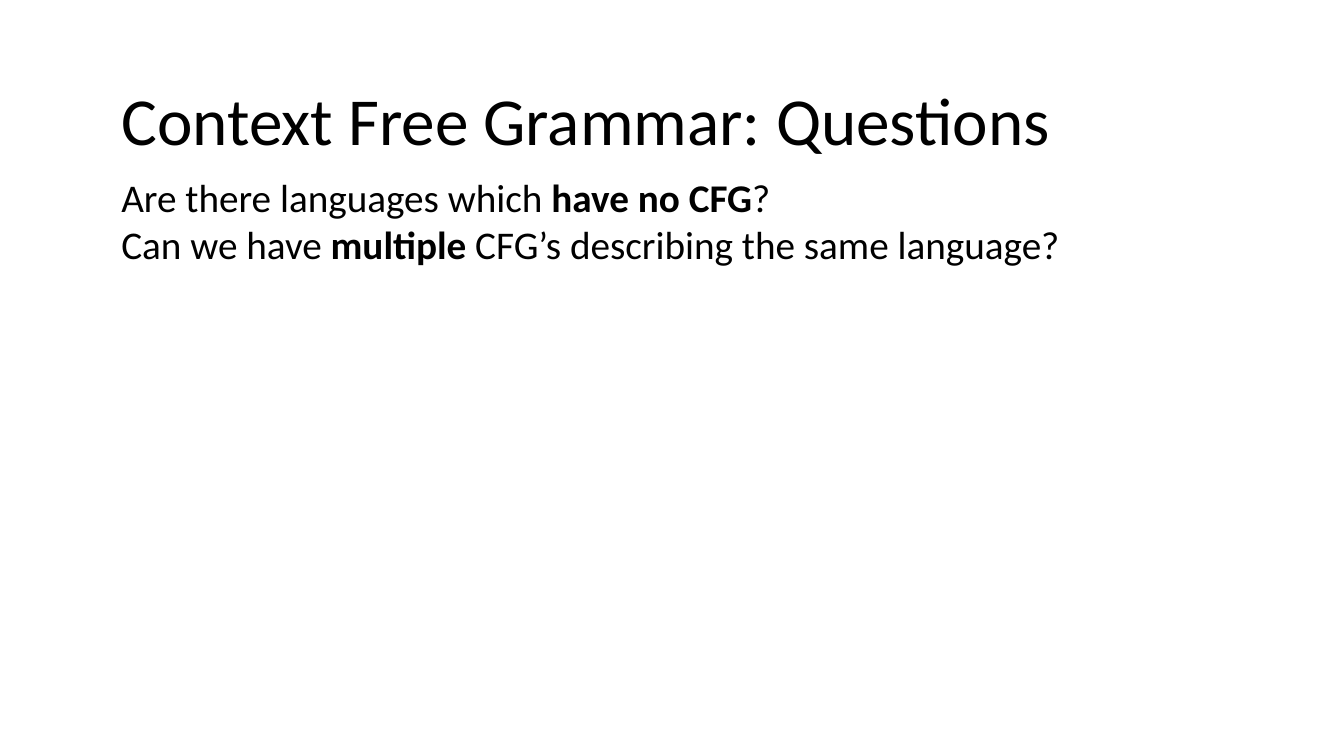
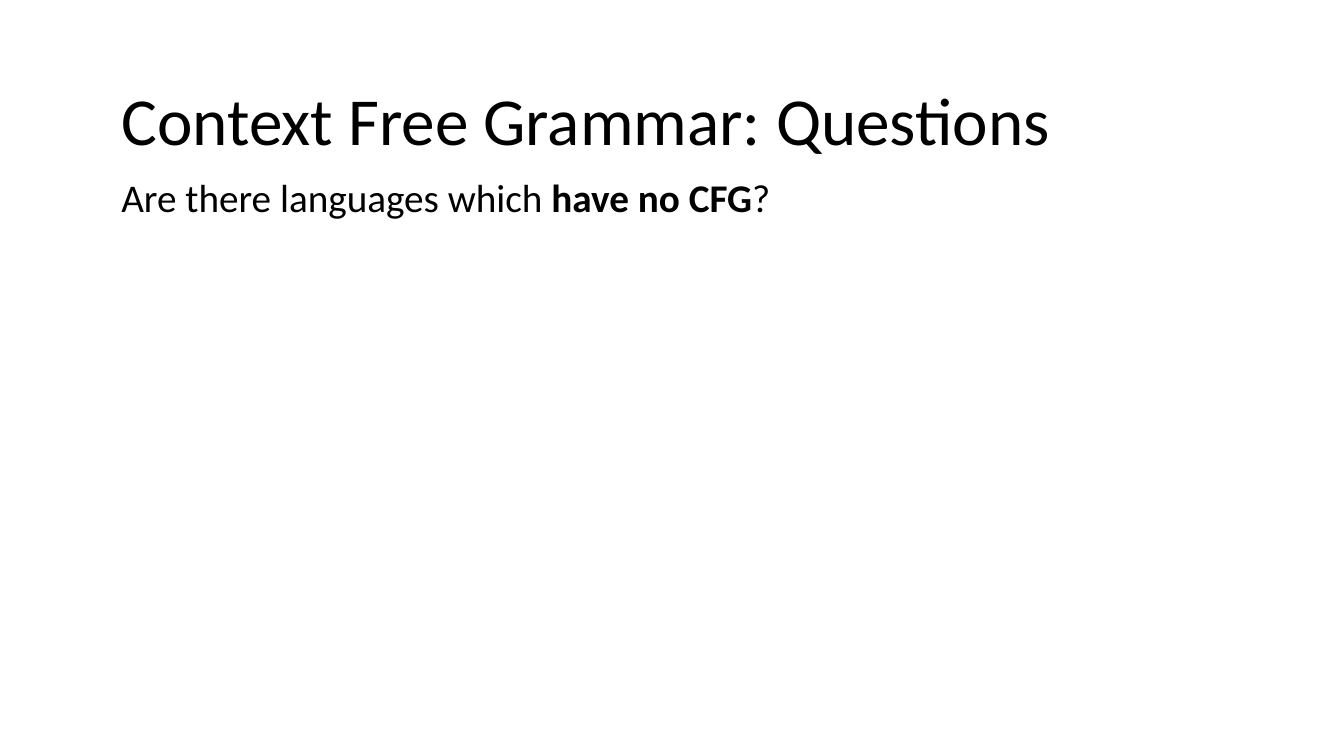
Before and after one commit to nivshani/compilation, a slide deck: slide 26 of slides/top_down_parsing.pptx (slide 28 before the commit). Drawn at 1344x756 pixels with LibreOffice and Linux fonts; fonts in the diff are those of the drawing. Boxes give left, top, right and bottom in pixels: in the first picture for what was removed or moved away, otherwise in the second. Text is boxed around its words. In the diff, an @@ line names an element or a change of style, - is before the commit and + after.

```diff
--- a/slides/top_down_parsing.pptx
+++ b/slides/top_down_parsing.pptx
@@ text at (121,231,1060,266): paragraph removed @@
-Can we have multiple CFG’s describing the same language?
```
Also in this commit, not shown: 17 other slides changed, 3 slides added, 4 slides removed, 1 other file.
